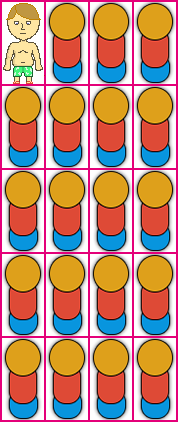
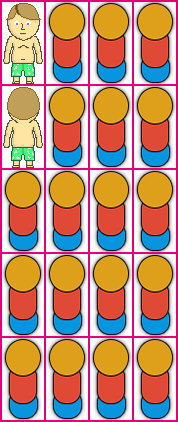
Before/after of a 178px x 422px layered artwork. What changed in the layer stack:
renamed "Idle 1" to "Layer 1", painted on it over [2, 86, 44, 168]
renamed "Idle 1" to "Front 1", painted on it over [3, 3, 45, 84]
